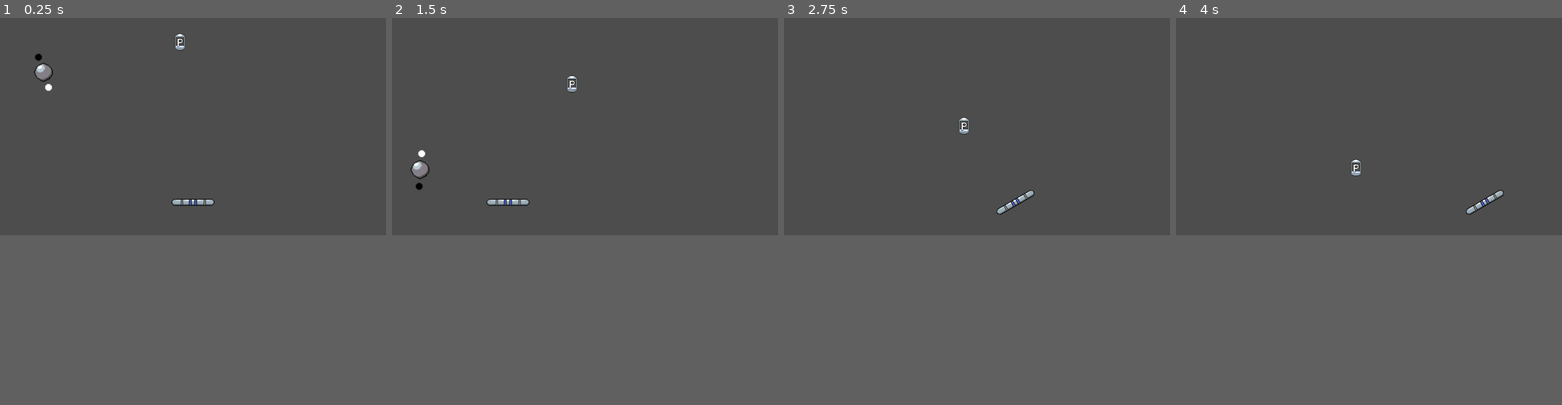
Above: before the commit, frames 1-4 (left to right).
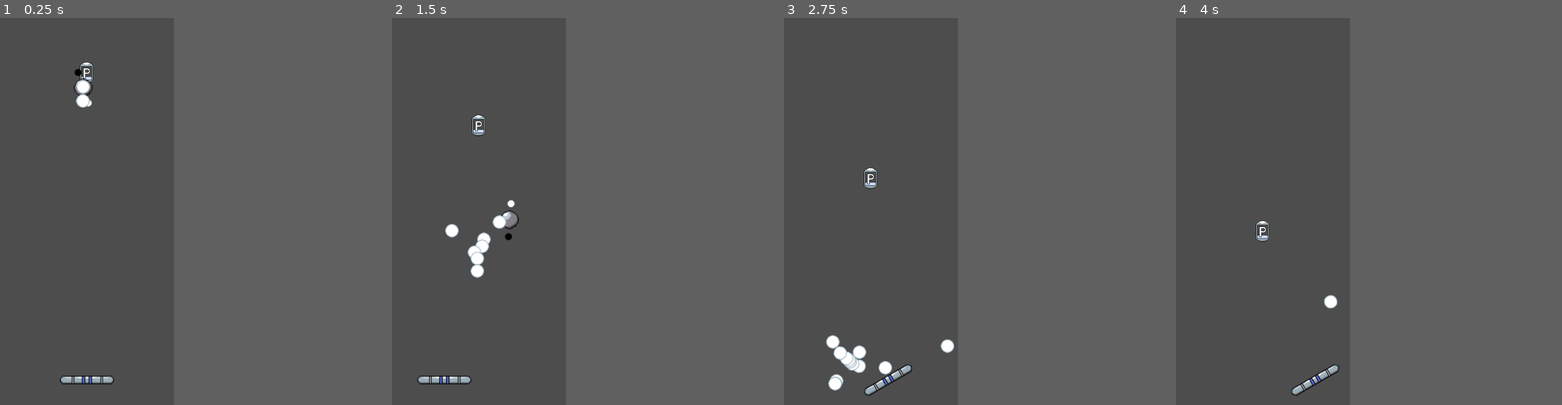
Above: after the commit, the same moments.

Repository: dommie123/Bullet_Hell
Game: Godot game, scene res://nodes/main.tscn
The game is run twice, just before and just after one commit, with the same random seed, the same clock (stepped at 60 frames per second) and the same inputs.
Inputs (mouse positions are in pixels of both pictures, inside the frame that each line leads up to):
- Up to frame 1 (0.25 s): no input
- Up to frame 2 (1.5 s): move the mouse to (585, 203) at 0.52 s; press the mouse at (585, 203) at 0.53 s; move the mouse to (507, 137) at 1.27 s; release the mouse at (507, 137) at 1.28 s; right-click (507, 137) at 1.35 s
- Up to frame 3 (2.75 s): move the mouse to (1015, 79) at 2.02 s; press the mouse at (1015, 79) at 2.03 s
- Up to frame 4 (4 s): move the mouse to (1349, 168) at 2.77 s; release the mouse at (1349, 168) at 2.78 s; right-click (1349, 168) at 2.85 s; move the mouse to (1484, 157) at 3.52 s; press the mouse at (1484, 157) at 3.53 s
In our replay, the window is 799x449 before the commit and 360x800 after it. These sizes can differ from the game's own. Grey fills any space a smaller window leaves; there, only what the larger window draws over its background counts as a difference.

The runs differ from the first frame. In frame 1, 1.1% of the frame differs, in the area x 8-56%, y 4-95%; in frame 2, 1.6%, in the area x 4-49%, y 14-95%; in frame 3, 1.5%; in frame 4, 0.8%.

Commit message:
Completed catalog of enemy movement functions, plus minor tweaks

Diff:
--- a/nodes/bullet.tscn
+++ b/nodes/bullet.tscn
@@ -22,13 +22,14 @@
 
 [node name="Bullet" type="RigidBody2D"]
 material = SubResource("ShaderMaterial_trqu3")
+position = Vector2(203, 63)
 collision_layer = 2
 physics_material_override = SubResource("PhysicsMaterial_s2m05")
 gravity_scale = 0.0
 script = ExtResource("1_6leip")
 
 [node name="Icon" type="Sprite2D" parent="."]
-scale = Vector2(1.07227, 1.0625)
+scale = Vector2(1.008, 1)
 texture = ExtResource("1_reotx")
 
 [node name="CollisionShape2D" type="CollisionShape2D" parent="."]
--- a/nodes/enemy.tscn
+++ b/nodes/enemy.tscn
@@ -149,10 +149,11 @@
 position = Vector2(37, 33)
 script = ExtResource("1_m52gn")
 bullet_scene = ExtResource("2_yxds1")
-currentState = 1
+currentState = 2
+xYInverted = true
 
 [node name="AnimatedSprite2D" type="AnimatedSprite2D" parent="."]
-scale = Vector2(2.5, 2.5)
+scale = Vector2(2, 2)
 sprite_frames = SubResource("SpriteFrames_3dpxp")
 frame_progress = 0.58604
 
--- a/nodes/enemy_spawner.tscn
+++ b/nodes/enemy_spawner.tscn
@@ -4,7 +4,7 @@
 [ext_resource type="PackedScene" uid="uid://eu3b6h326b4b" path="res://nodes/enemy.tscn" id="2_ciyst"]
 
 [node name="EnemySpawner" type="Node2D"]
-position = Vector2(-234, 155)
+position = Vector2(85, -113)
 script = ExtResource("1_rapuo")
 enemyScene = ExtResource("2_ciyst")
 spawnOffset = Vector2(-100, -100)
--- a/nodes/main.tscn
+++ b/nodes/main.tscn
@@ -2,21 +2,23 @@
 
 [ext_resource type="Script" path="res://scripts/Main.gd" id="1_o6526"]
 [ext_resource type="PackedScene" uid="uid://d18a07m61bxpn" path="res://nodes/player.tscn" id="2_nnhgw"]
-[ext_resource type="PackedScene" uid="uid://eu3b6h326b4b" path="res://nodes/enemy.tscn" id="3_0a6xa"]
+[ext_resource type="PackedScene" uid="uid://eu3b6h326b4b" path="res://nodes/enemy.tscn" id="4_34kcd"]
 [ext_resource type="PackedScene" uid="uid://ct0s05l6kyqbn" path="res://nodes/powerup.tscn" id="4_haxs5"]
 
 [node name="Main" type="Node2D"]
 script = ExtResource("1_o6526")
+phase = null
 
 [node name="Player" parent="." instance=ExtResource("2_nnhgw")]
-
-[node name="Enemy" parent="." instance=ExtResource("3_0a6xa")]
-position = Vector2(-130, 130)
-xYInverted = true
+position = Vector2(198, 856)
 
 [node name="Powerup" parent="." instance=ExtResource("4_haxs5")]
+position = Vector2(205, 105)
 
-[connection signal="enemy_fled" from="Enemy" to="." method="_on_enemy_enemy_fled"]
-[connection signal="enemy_killed" from="Enemy" to="." method="_on_enemy_enemy_killed"]
+[node name="Enemy" parent="." instance=ExtResource("4_34kcd")]
+position = Vector2(202, 39)
+currentState = 3
+positionOffset = Vector2(0, 100)
+
 [connection signal="activate_curse" from="Powerup" to="Player" method="_on_powerup_activate_curse"]
 [connection signal="activate_powerup" from="Powerup" to="Player" method="_on_powerup_activate_powerup"]
--- a/project.godot
+++ b/project.godot
@@ -14,6 +14,11 @@
 run/main_scene="res://nodes/main.tscn"
 config/features=PackedStringArray("4.0", "GL Compatibility")
 config/icon="res://icon.svg"
+
+[display]
+
+window/size/viewport_width=412
+window/size/viewport_height=915
 
 [dotnet]
 
--- a/scripts/Main.gd
+++ b/scripts/Main.gd
@@ -2,6 +2,8 @@
 
 signal level_changed
 signal phase_changed
+
+@export var enemySpawnerScene: PackedScene
 
 @export var phase: int
 
@@ -50,3 +52,7 @@
 		if phase == 5:
 			boss_active = true
 			active_enemies = 0
+
+func spawn_enemy_spawner():
+	# TODO spawn enemy spawner at somewhat random location just offscreen
+	pass
--- a/scripts/enemy.gd
+++ b/scripts/enemy.gd
@@ -7,11 +7,21 @@
 	DEAD = 4
 }
 
+enum TYPE {
+	AIMBOT = 0,
+	TROJAN = 1,
+	HAXOR = 2,
+	WORM = 3,
+	MEGABYTE = 4,
+	GIGABYTE = 5
+}
+
 signal enemy_fled
 signal enemy_killed
 
 @export var bullet_scene: PackedScene
 @export var currentState: STATE
+@export var currentType: TYPE
 @export var positionOffset: Vector2
 
 @export var xYInverted: bool
@@ -41,6 +51,9 @@
 	spawnGrace = true
 	funcIndex = 0
 
+	if currentType == TYPE.AIMBOT:
+		$BulletTimer.wait_time *= 2
+
 # Called every frame. 'delta' is the elapsed time since the previous frame.
 func _process(delta):
 	if currentState == STATE.DEAD:
@@ -52,7 +65,11 @@
 	if (currentState == STATE.MOVING or currentState == STATE.MOVING_AND_SHOOTING):
 		position = calc_pos(timePassed)
 
-	$BulletLauncher.rotation = 2 * PI + functions.ANGULAR_FUNCTIONS[0].call(timePassed)
+	if currentType == TYPE.AIMBOT or currentType == TYPE.MEGABYTE or currentType == TYPE.GIGABYTE:
+		var playerPos = get_node("/root/Main/Player").position
+		$BulletLauncher.look_at(playerPos)
+	else:
+		$BulletLauncher.rotation = 2 * PI + functions.ANGULAR_FUNCTIONS[0].call(timePassed)
 
 	if canShoot and (currentState == STATE.SHOOTING or currentState == STATE.MOVING_AND_SHOOTING):
 		shoot()
@@ -61,19 +78,22 @@
 
 
 func calc_pos(t):
-	var result = functions.MATH_FUNCTIONS[0].call(t)
+	var result = functions.MATH_FUNCTIONS[14].call(t)
 	var resultWithOffset = result + positionOffset
 	return utils.invert_vector.call(resultWithOffset) if xYInverted else resultWithOffset
 
 
 func shoot():
+	if currentType == TYPE.TROJAN:
+		assert(false, "Trojan enemies cannot shoot the player!")
+
 	var bullet = bullet_scene.instantiate()
 
 	bullet.position = position
 	var direction = $BulletLauncher.rotation
 
 	# Choose the velocity for the bullet
-	var velocity = Vector2(0, 350.0)
+	var velocity = Vector2(350, 0)
 	bullet.linear_velocity = velocity.rotated(direction)
 
 	add_sibling(bullet)
--- a/scripts/enemy_spawner.gd
+++ b/scripts/enemy_spawner.gd
@@ -17,18 +17,21 @@
 func _process(delta):
 	if canSpawnEnemy and enemyCount > 0:
 		print_debug("Spawning enemy...")
-		spawnEnemy("Enemy %d".format(enemiesSpawned + 1))
+		spawn_enemy("Enemy %d".format(enemiesSpawned + 1))
 
 
 func _on_spawn_timer_timeout():
 	canSpawnEnemy = true
 
-func spawnEnemy(_name):
+
+func spawn_enemy(_name, funcIndex = 0):
 	var enemy = enemyScene.instantiate()
 
 	enemy.name = _name
 	enemy.positionOffset = spawnOffset
 	enemy.currentState = 3 # STATE.MOVING_AND_SHOOTING
+	enemy.funcIndex = funcIndex
+	enemy.xYInverted = true
 
 	add_child(enemy)
 
--- a/scripts/functions.gd
+++ b/scripts/functions.gd
@@ -4,36 +4,101 @@
 var y: float
 
 @export var MATH_FUNCTIONS = [
-	#func(x):
-	#	return sqrt(abs((200 * x) - 100000)),
-	#func(x):
-	#	return sin(0.004 * sqrt(abs(0.5 * x))),
-	#func(x):
-	#	return (100 * sin(pow(0.01 * x, 2)) / x) * (5 * cos(x)),
-	#func(x):
-	#	return -((2 * pow(x, 2) + 200) / (7 * sqrt(x))) - 10,
-#	func(x):
-#		return 100 * atan(0.04 * x),
-#	func(x):
-#		return -sqrt(abs((200 * x) - 100000)),
-#	func(x):
-#		return -sin(4 * sqrt(abs(x))),
-#	func(x):
-#		return -(100 * sin(pow(0.01 * x, 2)) / x) * (5 * cos(x)),
-#	func(x):
-#		return ((2 * pow(x, 2) + 200) / (7 * sqrt(x))) - 10,
-#	func(x):
-#		return -(100 * atan(0.04 * x)),
-#	func(x):
-#		return 30 * sin(x / 15) + 100
 	func(t):
-		x = 30 * cos(t / 15) + 100
+		x = 45 * cos(t / 15) + 100
 		x += t * 2.5
-		y = 30 * sin(t / 15) + 100
+		y = 45 * sin(t / 15) + 100
+		return Vector2(x, y),
+	func(t):
+		x = (30 + (t / 3)) * cos(t / 20) + 100
+		x += t * 2.5
+		y = (30 + (t / 3)) * sin(t / 20) + 100
+		return Vector2(x, y),
+	func(t):
+		x = (15 / (t / 3)) * cos(t / 15) + 100
+		x += t * 2.5
+		y = (-30 + t) * sin(t / 15) + 100
+		return Vector2(x, y),
+	func(t):
+		x = 45 * cos(t / 15) + 100
+		x += t * 2.5
+		y = 45 * sin(t / 15) + 100
+		y += sin(t * 2.5)
+		return Vector2(x, y),
+	func(t):
+		x = (t / 2) * sin(t / 20) + 100
+		x += t
+		y = 2 * (t / 3) * sin(t / 10) + 300
+		y -= t
+		return Vector2(x, y),
+	func(t):
+		x = (15 / (t / 3)) * cos(t / 15) + 100
+		x += t * 1.5
+		y = 90 * sin(t / 15) - 50
+		y += t
+		return Vector2(x, y),
+	func(t):
+		# Note: Below commented code results in a Figure 8 movement pattern
+#		x = 45 * cos(t / 30) + 100
+#		y = 45 * sin(t / 15) + 100
+		x = 30 * cos(t / 45) + 100
+		t -= x * 2
+		y = 45 * sinh(t / 45) + 100
+		return Vector2(x, y),
+	func(t):
+		x = (2 * t) * cos(t / 50) + 300
+		y = (30 + (t / 3)) * tanh(t / 60) - 100
+		x += t + y
+		y += t
+		return Vector2(x, y),
+	func(t):
+		x = 30 * cosh(log(t / 15))
+		x += t * 1.5
+		y = 180 * sin(log((t * x) / 30)) - 100
+		return Vector2(x, y),
+	func(t):
+		x = 60 * cosh(log(t / 15)) + 100
+		y -= t * 2.5
+		y = 180 * sin(log((t * x) / 30)) - 300
+		return Vector2(x, -y),
+	func(t):
+		x = (15 / (t / 3)) * cos(t / 15) + 100
+		x += t * 1.5
+		y = 90 * sin(t / 15) - 250
+		y += t
+		return Vector2(x, -y),
+	func(t):
+		x = (t / 2) * sin(t / 20) + 100
+		x += t
+		y = 2 * (t / 3) * sin(t / 10) + 100
+		y -= t
+		return Vector2(x, -y),
+	func(t):
+		# Note: Below commented code results in a Figure 8 movement pattern
+#		x = 45 * cos(t / 30) + 100
+#		y = 45 * sin(t / 15) + 100
+		x = 30 * cos(t / 45) + 100
+		t -= x * 2
+		y = 45 * sinh(t / 45) - 100
+		return Vector2(x, -y),
+	func(t):
+		x = (2 * t) * cos(t / 50) + 500
+		y = (30 + (t / 3)) * tanh(t / 60) - 400
+		x += t + y
+		y += t
+		return Vector2(x, -y),
+	func(t):
+		x = (15 / (t / 2)) * cos(t / 5) + 100
+		x += t * 2.5
+		y = (-30 + t) * sin(t / 10) + 100
 		return Vector2(x, y)
 ]
 
 @export var ANGULAR_FUNCTIONS = [
+	# Hax0r First Launcher Pattern
 	func(t):
-		return 3 * sin(t) / 5
+		return 3 * cos(t) / 5,
+	#Hax0r Second Launcher Pattern
+	func(t):
+		return 3 * -cos(t) / 5,
 ]
